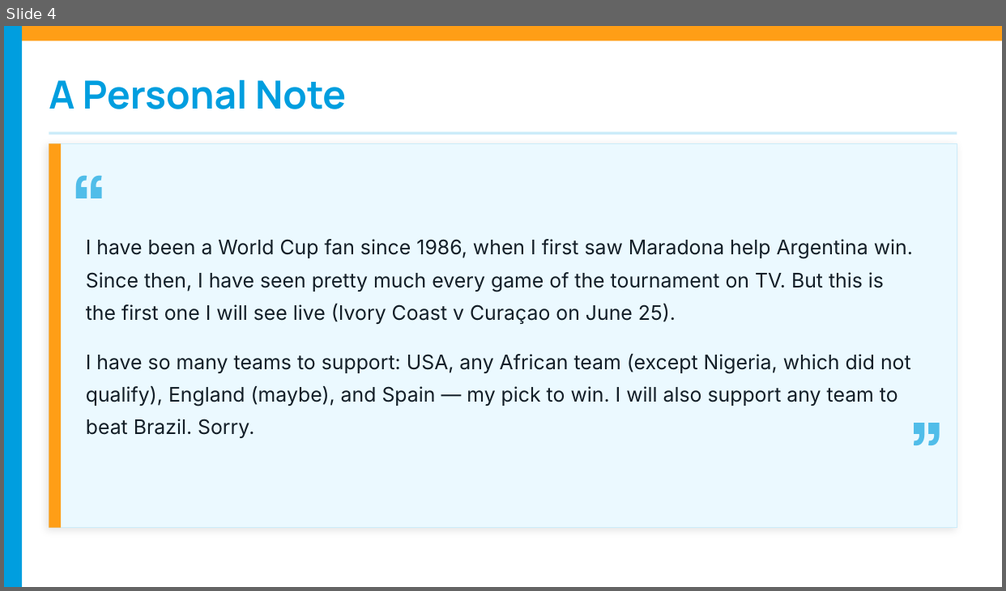
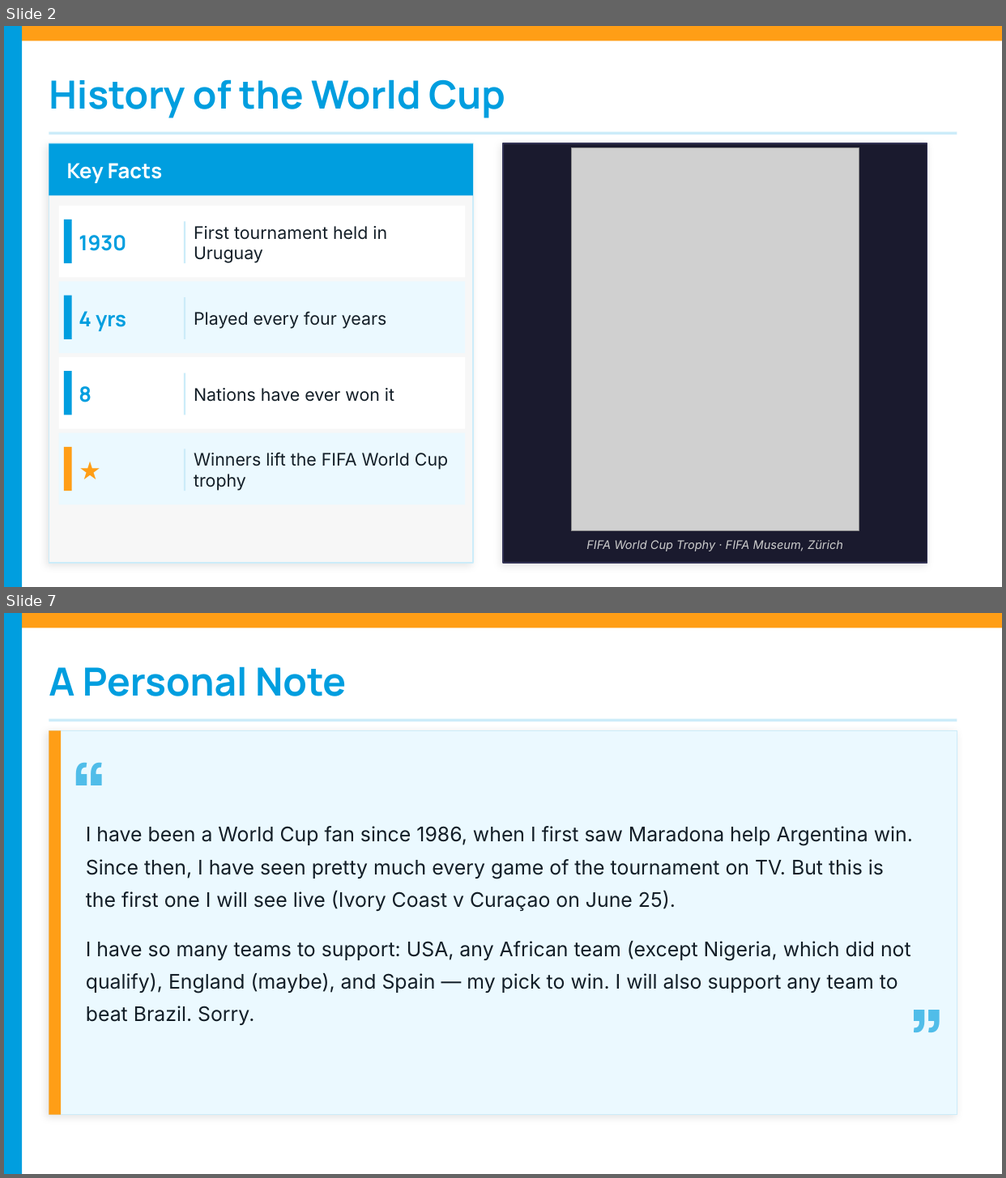
Before and after one commit to riteshwarade/wc26, a slide deck: WC2026_Pool_Intro.pptx. Shown one above the other, each under a label of ours: slide 4 before the commit, slides 2 and 7 after it; the slides between them are not shown. The pictures are 1006x591 and 1006x1178 pixels, drawn with LibreOffice and Linux fonts; fonts in the diff are those of the drawing; grey boxes stand for pictures. Boxes give left, top, right and bottom in pixels: in the first picture for what was removed or moved away, otherwise in the second. Text is boxed around its words. In the diff, an @@ line names an element or a change of style, - is before the commit and + after.

```diff
--- a/WC2026_Pool_Intro.pptx
+++ b/WC2026_Pool_Intro.pptx
@@ slide 2 added at [4, 26, 1002, 587], background #FFFFFF @@
@@ rectangle added at [4, 26, 1002, 41], fill #FF9E16 @@
@@ rectangle added at [4, 26, 22, 587], fill #009EDF @@
@@ text added at [49, 79, 505, 118], 28 pt, text #009EDF, bold @@
+History of the World Cup
@@ rectangle added at [49, 132, 957, 135], fill #CCECF9 @@
@@ rectangle added at [49, 143, 473, 563], fill #F7F7F7, outline #CCECF9 1 pt @@
@@ rectangle added at [49, 143, 473, 195], fill #009EDF @@
@@ rectangle added at [503, 143, 927, 563], fill #1A1A2E, outline #333355 1 pt @@
@@ text added at [67, 163, 162, 183], 15 pt, text #FFFFFF, bold @@
+Key Facts
@@ picture added at [571, 148, 859, 531] @@
@@ rectangle added at [59, 206, 465, 277], fill #FFFFFF @@
@@ rectangle added at [64, 220, 72, 263], fill #009EDF @@
@@ text added at [79, 235, 126, 251], 15 pt, text #009EDF, bold @@
+1930
@@ rectangle added at [184, 221, 185, 263], fill #CCECF9 @@
@@ text added at [194, 226, 387, 263], 12.5 pt, text #131E27 @@
+First tournament held in Uruguay
@@ rectangle added at [59, 281, 465, 353], fill #EBF9FF @@
@@ rectangle added at [64, 296, 72, 339], fill #009EDF @@
@@ text added at [79, 311, 126, 331], 15 pt, text #009EDF, bold @@
+4 yrs
@@ rectangle added at [184, 297, 185, 339], fill #CCECF9 @@
@@ text added at [194, 311, 387, 329], 12.5 pt, text #131E27 @@
+Played every four years
@@ rectangle added at [59, 357, 465, 429], fill #FFFFFF @@
@@ rectangle added at [64, 371, 72, 415], fill #009EDF @@
@@ text added at [79, 386, 91, 403], 15 pt, text #009EDF, bold @@
+8
@@ rectangle added at [184, 373, 185, 415], fill #CCECF9 @@
@@ text added at [194, 388, 394, 402], 12.5 pt, text #131E27 @@
+Nations have ever won it
@@ rectangle added at [59, 433, 465, 505], fill #EBF9FF @@
@@ text added at [79, 437, 179, 503], 18 pt, text #FF9E16 @@
+★
@@ rectangle added at [64, 447, 72, 491], fill #FF9E16 @@
@@ rectangle added at [184, 449, 185, 491], fill #CCECF9 @@
@@ text added at [194, 452, 448, 491], 12.5 pt, text #131E27 @@
+Winners lift the FIFA World Cup trophy
@@ text added at [586, 540, 843, 552], 8.5 pt, text #CCCCCC, italic @@
+FIFA World Cup Trophy · FIFA Museum, Zürich
@@ what was slide 4 is now slide 7 @@
```
Also in this commit, not shown: 4 slides changed, 7 other slides added, 2 slides removed, 4 other files.
